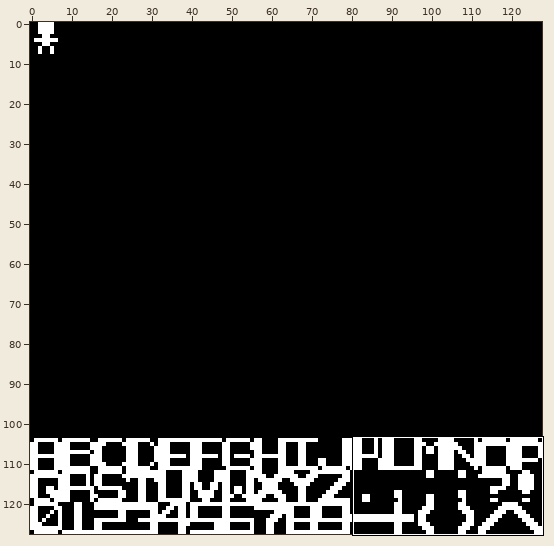
Edited in one commit: pixel-art file (build/imgs/atlas.aseprite). The first picture is a wide view before the edit; the outline marks the close-up.
Close-up. As it was:
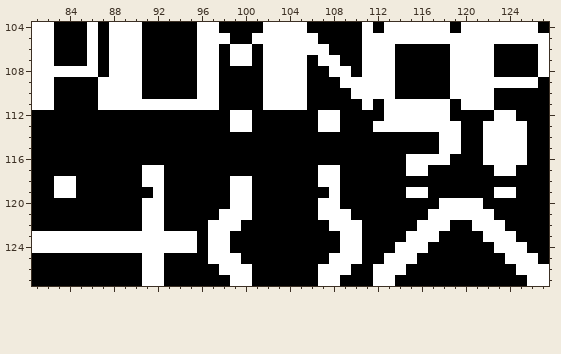
128x128 pixels, 1 frame. Shown: x 81..127, y 104..127.
Once edited:
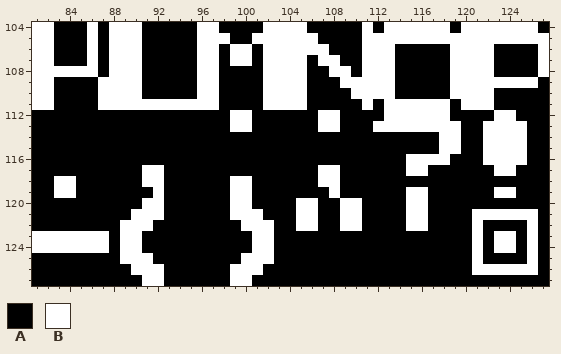
Palette (. is transparent): A #000000  B #ffffff
Diff:
Layer "fg":
The author changed colour B to colour A in row 120 at x 107 to 108 and 118 to 121; in row 121 at x 98, 107 to 108 and 117 to 120; in row 122 at x 92, 97 to 99, 108, 117 to 118 and 122 to 123; in row 123 at x 88, 91 to 95, 97 to 98, 109 to 110, 115 to 117 and 122; in row 124 at x 88, 91 to 95, 97 to 98, 109 to 110, 114 to 116 and 125; in row 125 at x 92, 97 to 99, 108 to 110, 113 to 115 and 124 to 125.
The author changed colour B to colour A in row 126 at x 98, 107 to 109, 112 to 114 and 127; in row 127 at x 107 to 108, 112 to 113 and 126 to 127.
The author changed colour A to colour B in row 120 at x 105 to 106, 109 to 110 and 115 to 116; in row 121 at x 90, 101, 105 to 106, 110, 115 to 116 and 123 to 126; in row 122 at x 89 to 90, 100 to 102, 105 to 106, 115 and 126; in rows 123 to 124 at x 101 to 102, 121 and 126; in row 125 at x 89 to 90, 100 to 102 and 121; in row 126 at x 90, 101 and 121 to 124.
Where, in picture pixels (left, top, right, bottom), the same in both close-ups:
changed: (109, 198, 549, 286)
